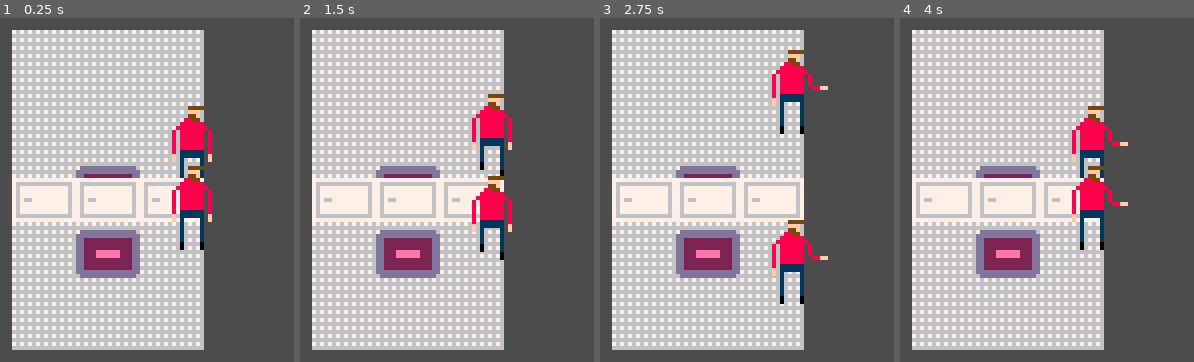
Above: before the commit, frames 1-4 (left to right).
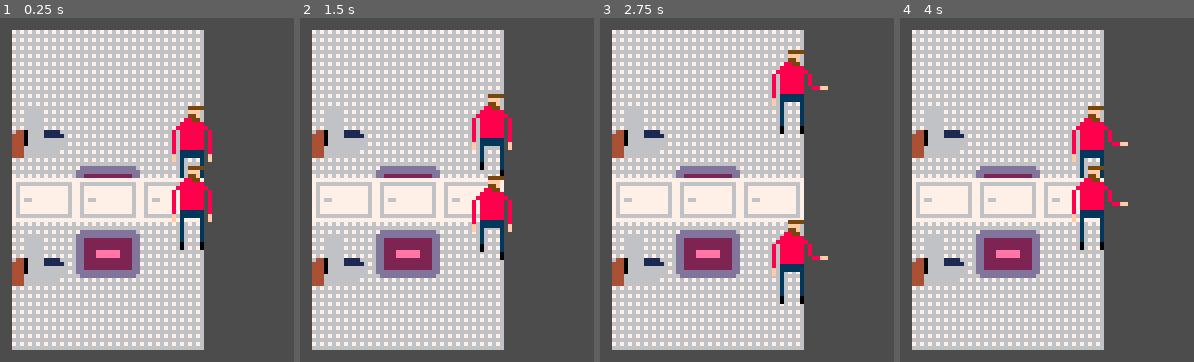
Above: after the commit, the same moments.

Repository: qhoang85/LD47
Game: Godot game, scene res://scenes/restroom.tscn
Same seed, same stepped clock (60 frames per second), same inputs: the game is played once before the commit and once after it. The project has no main scene, so this scene is started directly.
Inputs:
- Up to frame 1 (0.25 s): no input
- Up to frame 2 (1.5 s): tap Enter at 0.5 s; hold D (player_right) 0.53-1.28 s; hold Space (player_use) 0.53-1.28 s; hold S (player_down) from 1.28 s (still down); tap Space (player_use) at 1.35 s
- Up to frame 3 (2.75 s): release S (player_down) at 2.03 s; hold D (player_right) from 2.03 s (still down); hold Space (player_use) from 2.03 s (still down)
- Up to frame 4 (4 s): tap Enter at 2.75 s; release D (player_right) at 2.78 s; release Space (player_use) at 2.78 s; hold W (player_up) 2.78-3.53 s; tap Space (player_use) at 2.85 s; hold A (player_left) from 3.53 s (still down); hold Space (player_use) from 3.53 s (still down)

The runs differ from the first frame. In frame 1, 1.6% of the frame differs, in the area x 4-22%, y 26-78%; in frame 2, 1.6%; in frame 3, 1.6%; in frame 4, 1.6%.

Commit message:
Updated restroom.

Diff:
--- a/graphics/spriteset.tres
+++ b/graphics/spriteset.tres
@@ -255,3 +255,17 @@
 17/shape_one_way_margin = 0.0
 17/shapes = [  ]
 17/z_index = 0
+18/name = "sprites.png 18"
+18/texture = ExtResource( 1 )
+18/tex_offset = Vector2( 0, 0 )
+18/modulate = Color( 1, 1, 1, 1 )
+18/region = Rect2( 48, 32, 16, 16 )
+18/tile_mode = 0
+18/occluder_offset = Vector2( 0, 0 )
+18/navigation_offset = Vector2( 0, 0 )
+18/shape_offset = Vector2( 0, 0 )
+18/shape_transform = Transform2D( 1, 0, 0, 1, 0, 0 )
+18/shape_one_way = false
+18/shape_one_way_margin = 0.0
+18/shapes = [  ]
+18/z_index = 0
--- a/scenes/restroom.tscn
+++ b/scenes/restroom.tscn
@@ -18,7 +18,7 @@
 cell_size = Vector2( 16, 16 )
 cell_y_sort = true
 format = 1
-tile_data = PoolIntArray( 131072, 9, 0, 131073, 9, 0, 131074, 9, 0 )
+tile_data = PoolIntArray( 65536, 18, 0, 131072, 9, 0, 131073, 9, 0, 131074, 9, 0, 196608, 18, 0 )
 
 [node name="Player" parent="SpriteMap" instance=ExtResource( 3 )]
 position = Vector2( 45, 45 )
Binary file changed: graphics/sprites.png
Not shown, changed: source/sprites.xcf
